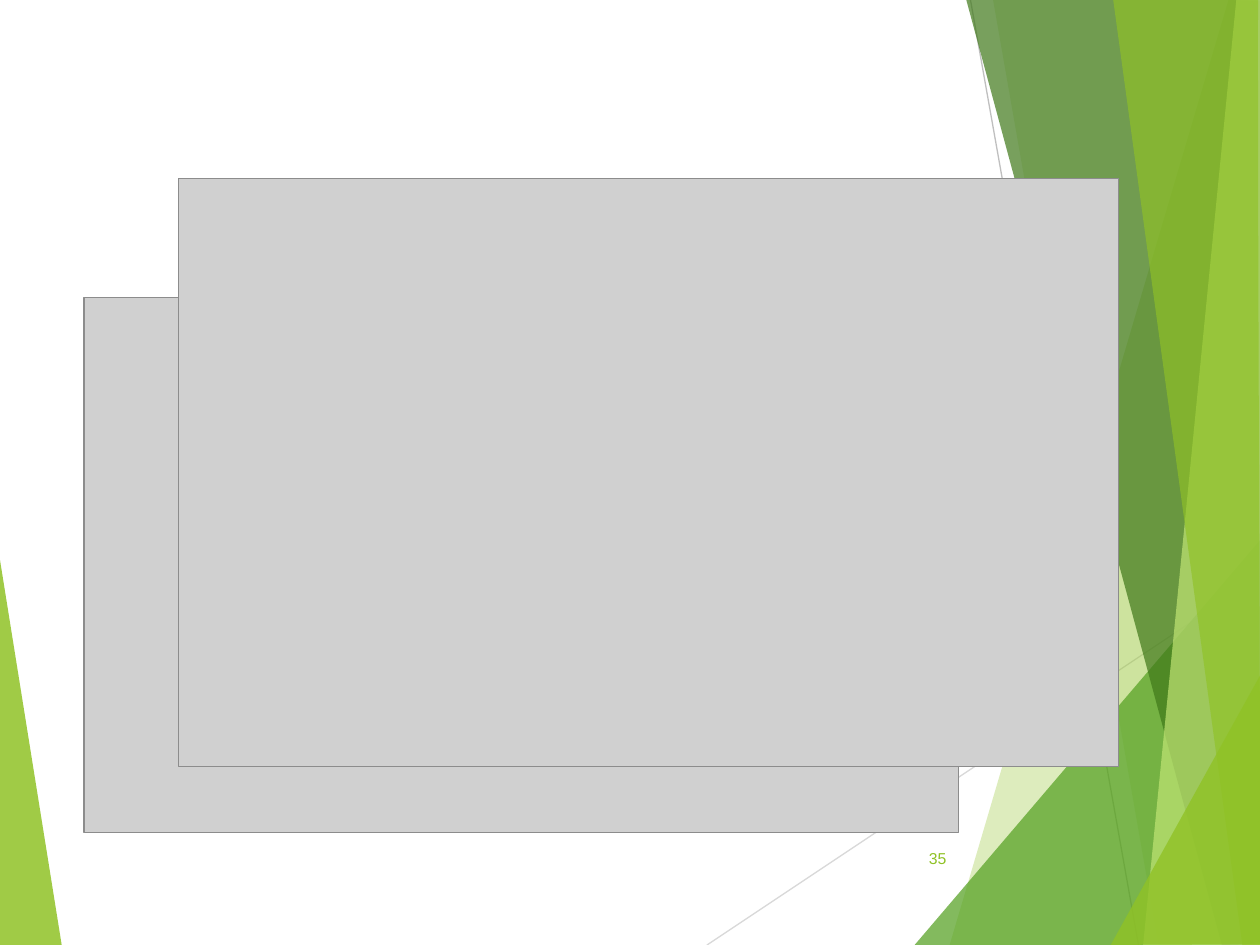
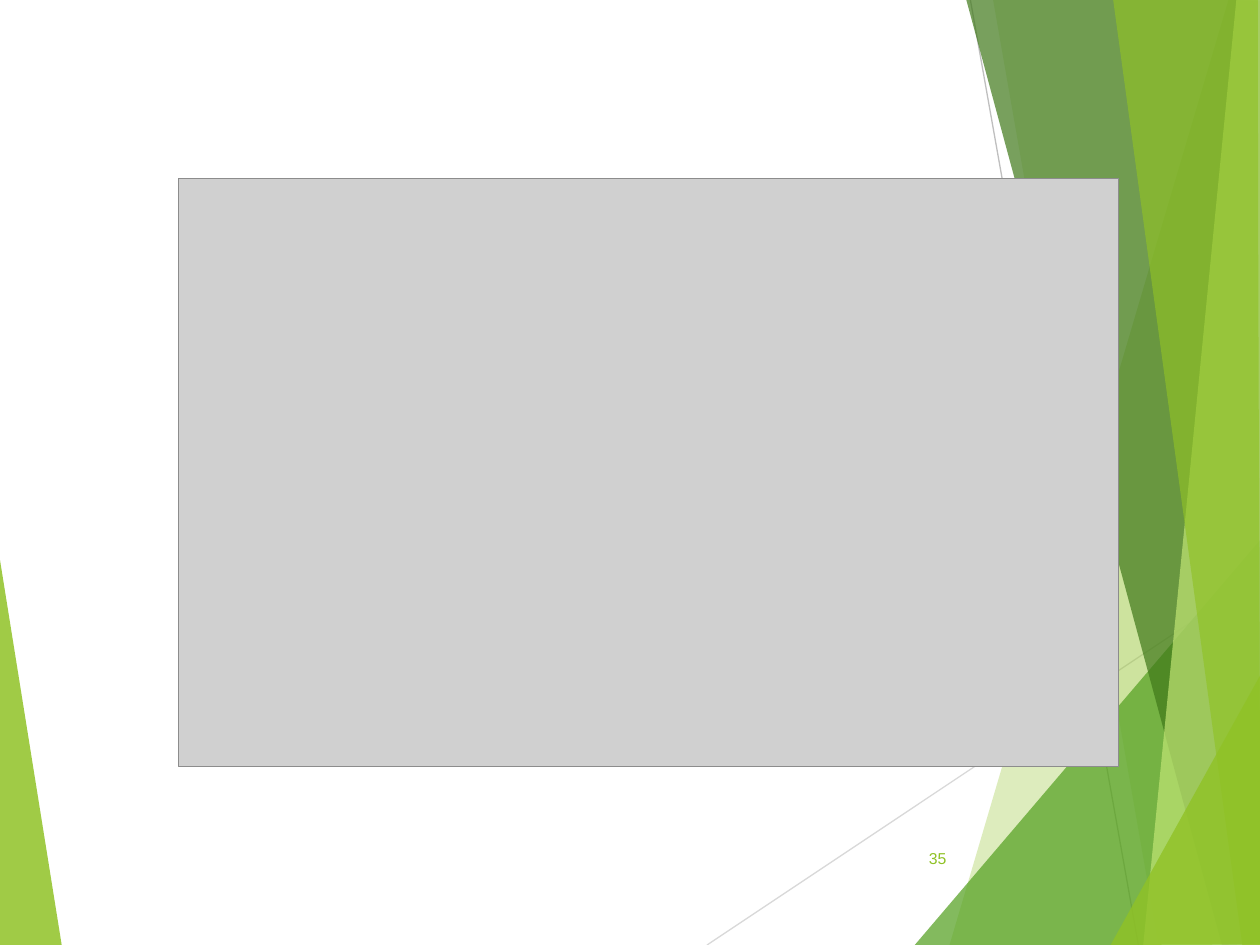
Before and after one commit to carmel26/semester2Notes, a slide deck: slide 35 of Mobile Telecommunication Technology/Lecture 8.ppt. Drawn at 1260x945 pixels with LibreOffice and Linux fonts; fonts in the diff are those of the drawing; grey boxes stand for pictures. Boxes give left, top, right and bottom in pixels: in the first picture for what was removed or moved away, otherwise in the second. Text is boxed around its words. In the diff, an @@ line names an element or a change of style, - is before the commit and + after.

```diff
--- a/Mobile Telecommunication Technology/Lecture 8.ppt
+++ b/Mobile Telecommunication Technology/Lecture 8.ppt
@@ picture removed at (84, 297, 959, 832) @@
@@ freeform shape at (1110, 674, 1260, 945): outline redrawn @@
```
Also in this commit, not shown: 37 other slides changed, 11 other files.
